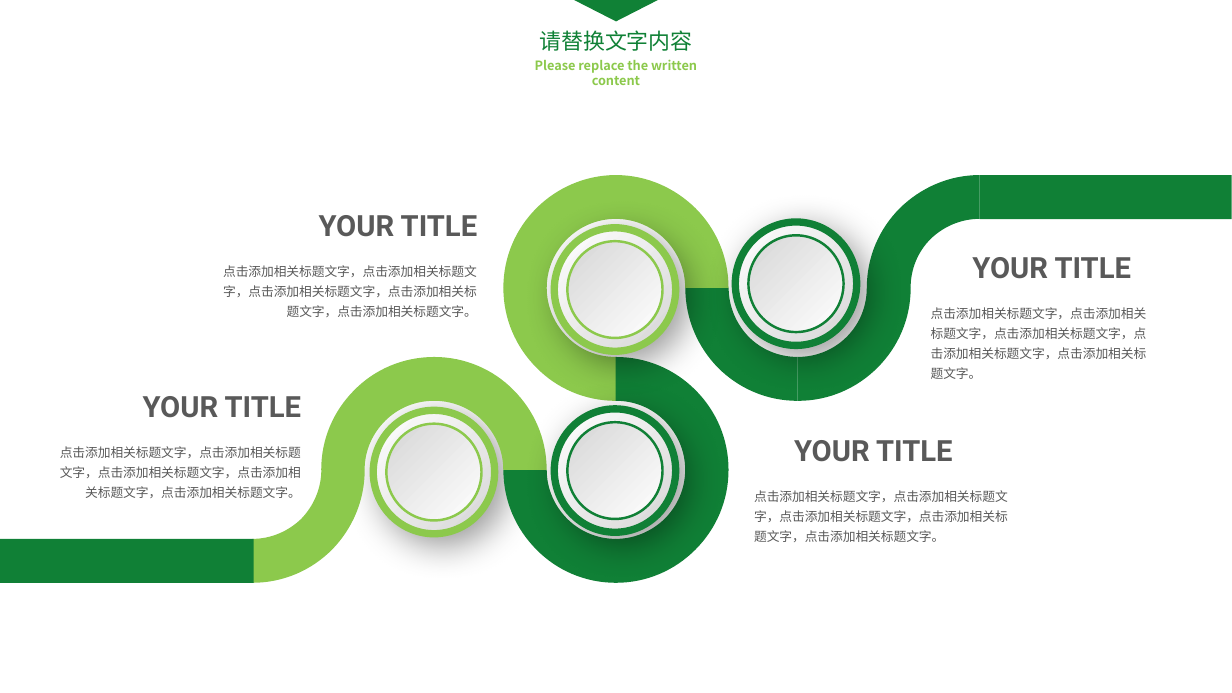
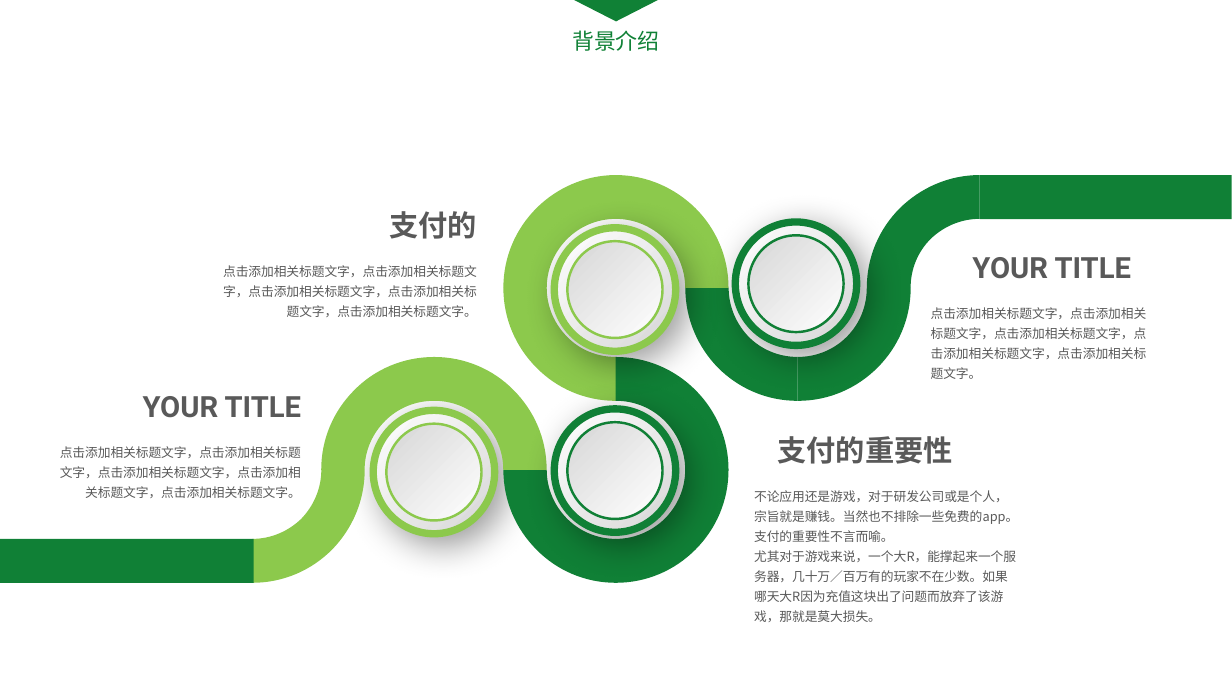
Before and after one commit to qiyer/ApplePayDemo, a slide deck: slide 3 of Pay_PPT/Apple_Pay.pptx (slide 5 before the commit). Drawn at 1232x693 pixels with LibreOffice and Linux fonts; fonts in the diff are those of the drawing. Boxes give left, top, right and bottom in pixels: in the first picture for what was removed or moved away, otherwise in the second. Text is boxed around its words. In the diff, an @@ line names an element or a change of style, - is before the commit and + after.

Commit message:
change ppt
change ppt

```diff
--- a/Pay_PPT/Apple_Pay.pptx
+++ b/Pay_PPT/Apple_Pay.pptx
@@ text removed at bbox=[535, 59, 697, 85] @@
-Please replace the written content
@@ text at bbox=[572, 30, 660, 51]: text changed @@
-请替换文字内容
+背景介绍
@@ text at bbox=[390, 211, 478, 239]: text changed @@
-YOUR TITLE
+支付的
@@ text at bbox=[777, 436, 952, 464]: text changed @@
-YOUR TITLE
+支付的重要性
@@ text at bbox=[754, 490, 1018, 622]: text changed @@
-点击添加相关标题文字，点击添加相关标题文字，点击添加相关标题文字，点击添加相关标题文字，点击添加相关标题文字。
+不论应用还是游戏，对于研发公司或是个人，宗旨就是赚钱。当然也不排除一些免费的app。
+支付的重要性不言而喻。
+尤其对于游戏来说，一个大R，能撑起来一个服务器，几十万／百万有的玩家不在少数。如果哪天大R因为充值这块出了问题而放弃了该游戏，那就是莫大损失。
```
Also in this commit, not shown: 1 other slide changed.
